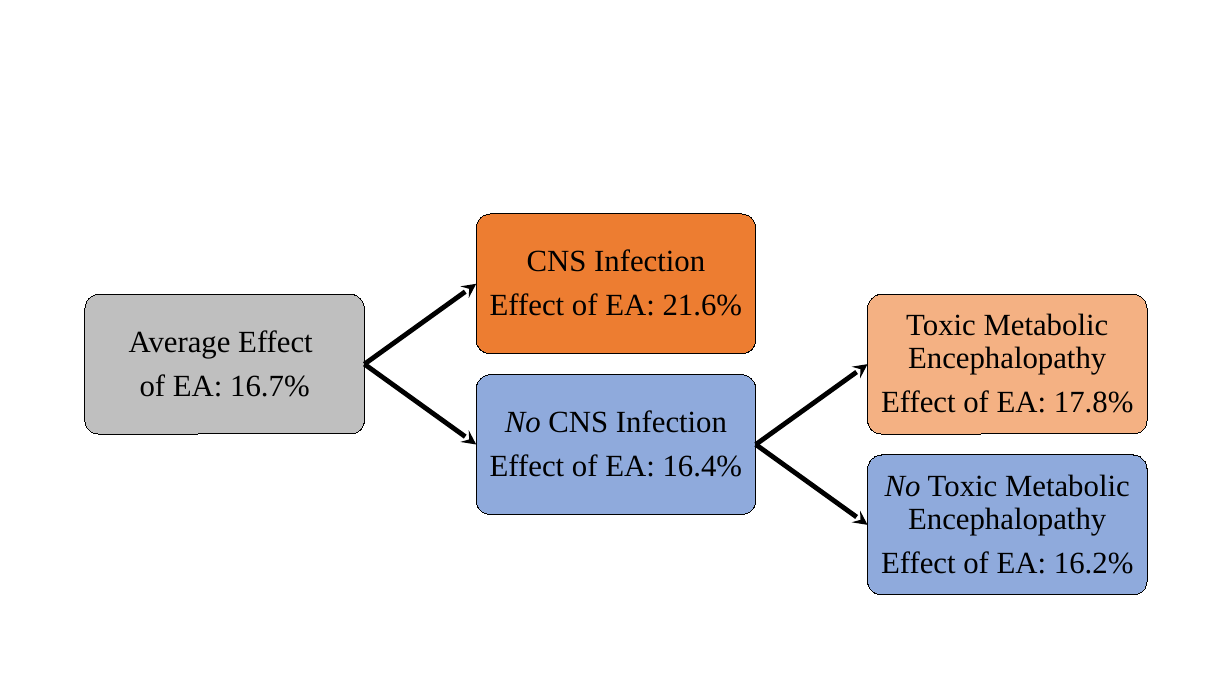
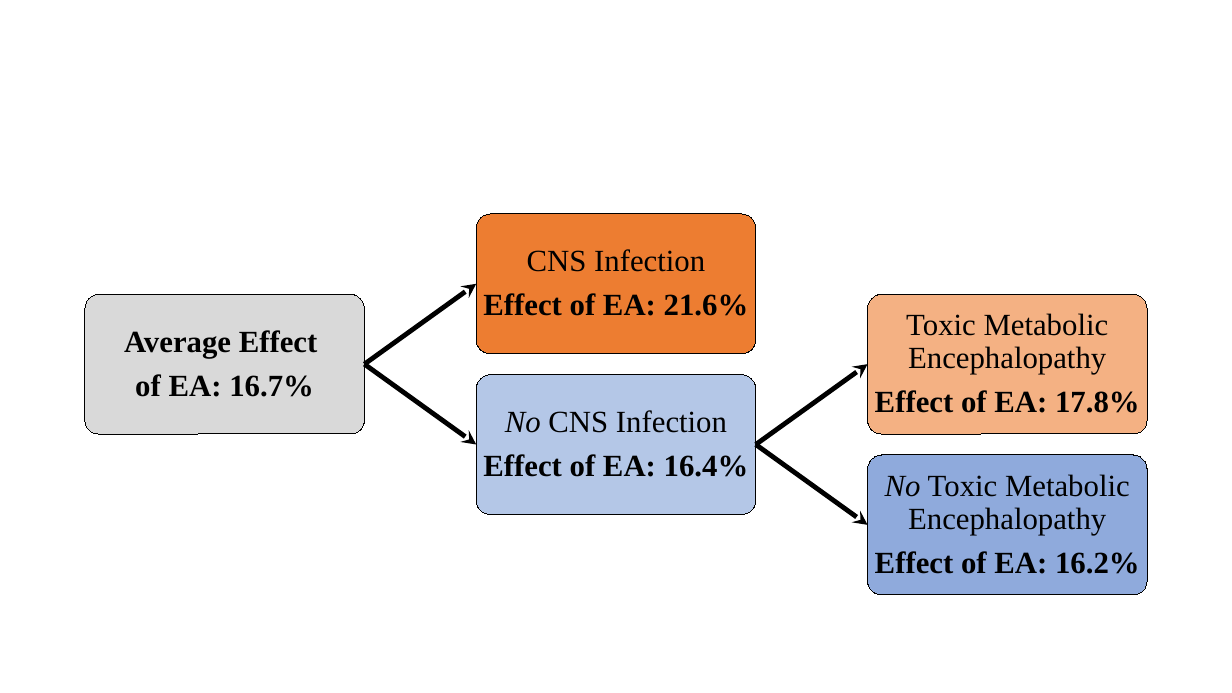
Before and after one commit to Hockey86/iic_causal_inference, a slide deck: slide 4 of aim2/Presentation2.pptx (slide 6 before the commit). Drawn at 1232x693 pixels with LibreOffice and Linux fonts; fonts in the diff are those of the drawing. Boxes give left, top, right and bottom in pixels: in the first picture for what was removed or moved away, otherwise in the second. Text is boxed around its words. In the diff, an @@ line names an element or a change of style, - is before the commit and + after.

```diff
--- a/aim2/Presentation2.pptx
+++ b/aim2/Presentation2.pptx
@@ rounded rectangle at <box>85,294,364,434</box>: fill #BFBFBF to #D9D9D9 @@
@@ text "Average Effect" at <box>124,330,318,397</box>: bold on @@
@@ text at <box>483,293,749,316</box>: bold on in "Effect of EA: 21.6%" @@
@@ rounded rectangle at <box>476,375,756,515</box>: fill #8FAADC to #B4C7E7 @@
@@ text at <box>875,390,1140,413</box>: bold on in "Effect of EA: 17.8%" @@
@@ text at <box>483,454,749,477</box>: bold on in "Effect of EA: 16.4%" @@
@@ text at <box>875,551,1140,574</box>: bold on in "Effect of EA: 16.2%" @@
```
Also in this commit, not shown: 1 other slide changed, 2 slides added, 4 slides removed, 1 other file.
